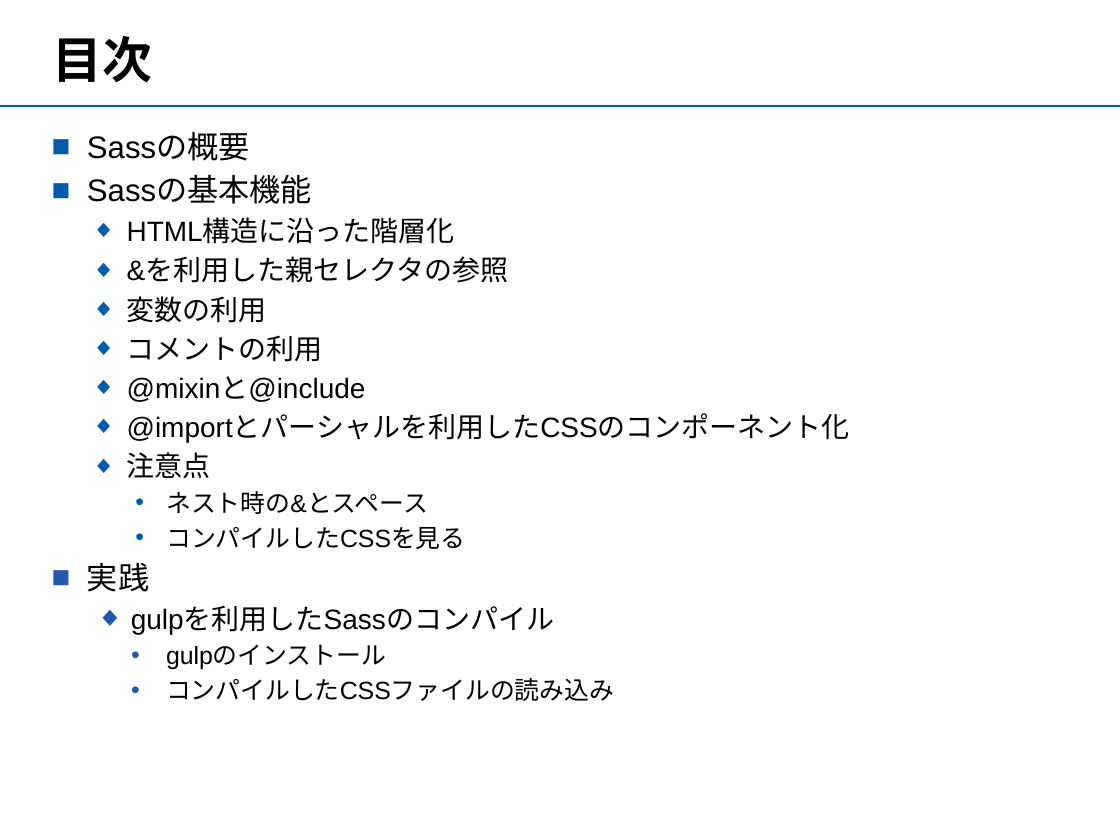
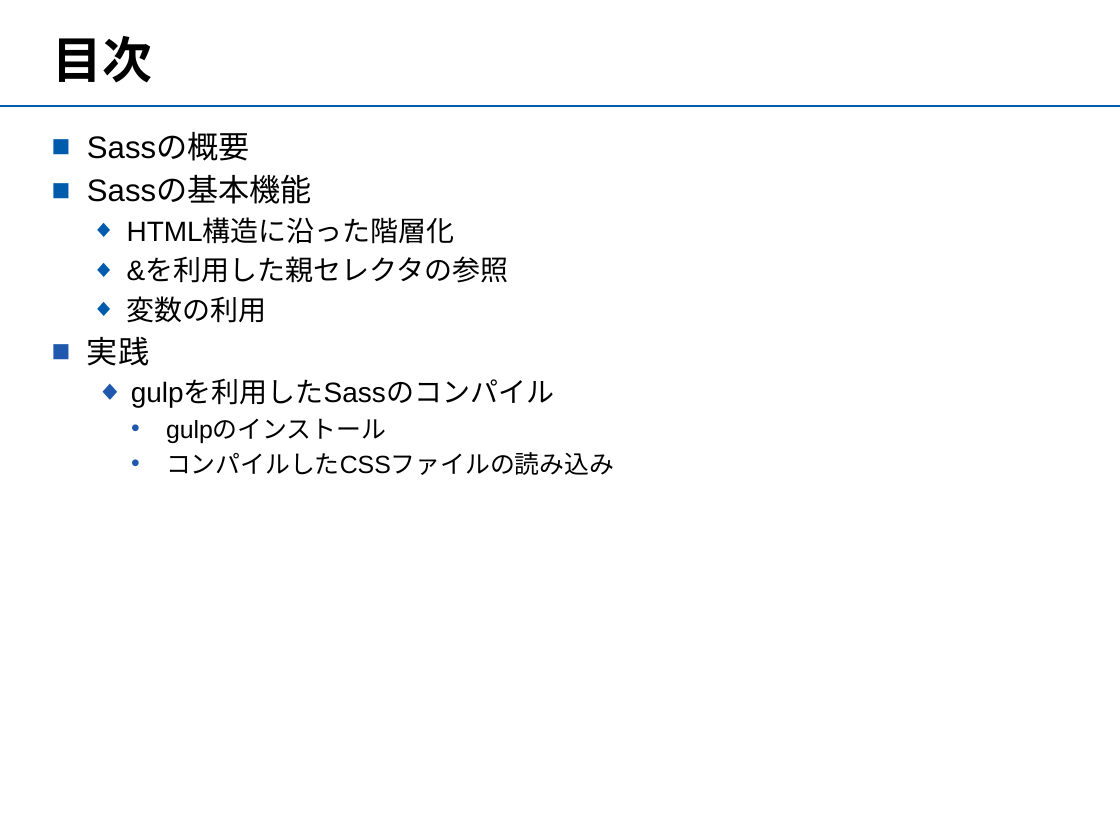
Before and after one commit to ykk-yos1982/yayoi, a slide deck: slide 2 of Sass_training/Sassについて.pptx. Drawn at 1120x840 pixels with LibreOffice and Linux fonts; fonts in the diff are those of the drawing; background and template pictures are left out. Boxes give left, top, right and bottom in pixels: in the first picture for what was removed or moved away, otherwise in the second. Text is boxed around its words. In the diff, an @@ line names an element or a change of style, - is before the commit and + after.

Commit message:
必要なcssを追加 その他トレーニング用資料の更新

```diff
--- a/Sass_training/Sassについて.pptx
+++ b/Sass_training/Sassについて.pptx
@@ text at <box>127,335,850,549</box>: paragraphs removed @@
-  ◆ コメントの利用
-  ◆ @mixinと@include
-  ◆ @importとパーシャルを利用したCSSのコンポーネント化
-  ◆ 注意点
-    • ネスト時の&とスペース
-    • コンパイルしたCSSを見る
```
Also in this commit, not shown: 3 slides removed, 5 other files.
